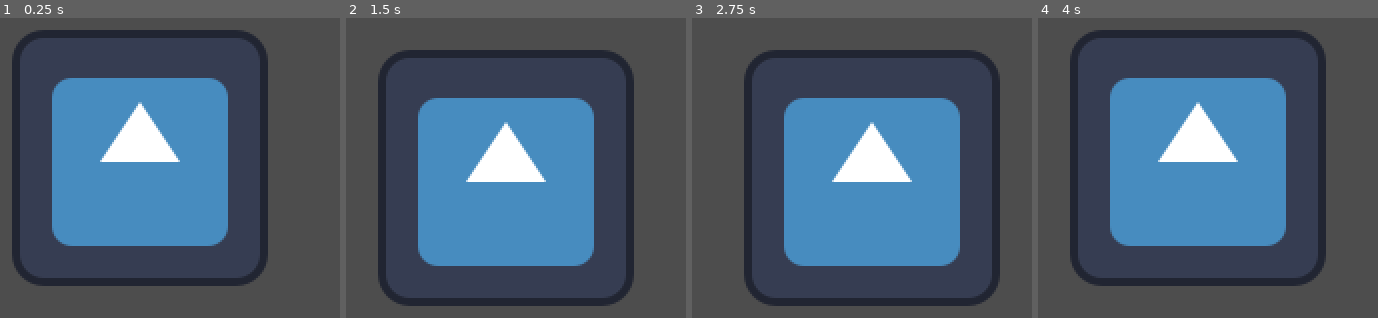
Above: before the commit, frames 1-4 (left to right).
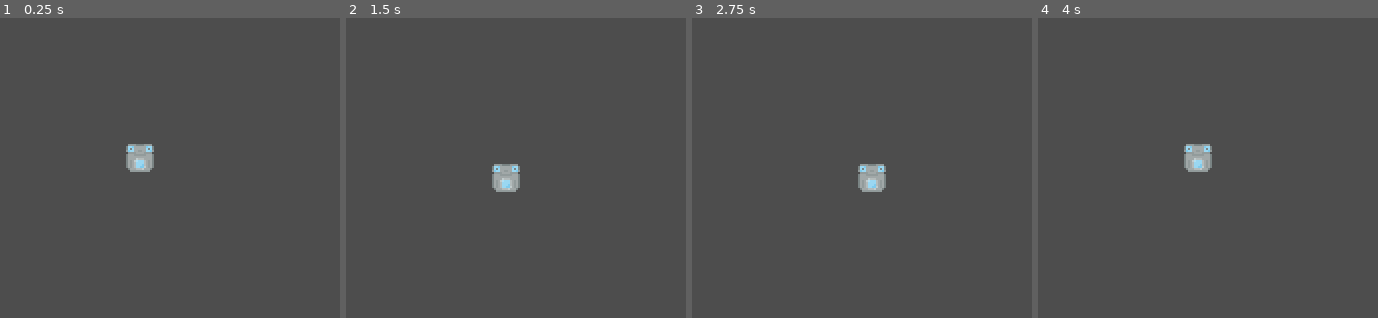
Above: after the commit, the same moments.

Repository: PhotonChaos/TemperatureBalance
Game: Godot game, scene res://main.tscn
Same seed, same stepped clock (60 frames per second), same inputs: the game is played once before the commit and once after it. The engine's default icon, where the game draws it, is replaced by a stand-in: a white triangle on a blue panel in a dark square.
Inputs:
- Up to frame 1 (0.25 s): no input
- Up to frame 2 (1.5 s): tap Enter at 0.5 s; hold Right (move_right) 0.53-1.28 s; tap Space at 1.25 s; hold Down (move_down) from 1.28 s (still down)
- Up to frame 3 (2.75 s): tap Enter at 2 s; release Down (move_down) at 2.03 s; hold Right (move_right) from 2.03 s (still down)
- Up to frame 4 (4 s): tap Space at 2.75 s; release Right (move_right) at 2.78 s; hold Up (move_up) 2.78-3.53 s; tap Enter at 3.5 s; hold Left (move_left) from 3.53 s (still down)

The runs differ from the first frame. In frame 1, 36% of the frame differs, in the area x 3-79%, y 4-90%; in frame 2, 36%; in frame 3, 36%; in frame 4, 36%.

Commit message:
Little guy as icon

Diff:
--- a/main.tscn
+++ b/main.tscn
@@ -1,13 +1,13 @@
 [gd_scene load_steps=4 format=3 uid="uid://dr8nqg74dw7ab"]
 
-[ext_resource type="Texture2D" uid="uid://cd6bvqsrtx2go" path="res://textures/icon.svg" id="1_xpwlw"]
 [ext_resource type="Script" path="res://scripts/game.gd" id="1_yeod1"]
 [ext_resource type="Script" path="res://scripts/player.gd" id="2_bswu6"]
+[ext_resource type="Texture2D" uid="uid://cj4o2hd0i8dyg" path="res://textures/LittleGuy.png" id="2_i452h"]
 
 [node name="Node2D" type="Node2D"]
 script = ExtResource("1_yeod1")
 
 [node name="Icon" type="Sprite2D" parent="."]
 position = Vector2(338, 167)
-texture = ExtResource("1_xpwlw")
+texture = ExtResource("2_i452h")
 script = ExtResource("2_bswu6")
Not shown, added: textures/Dirt.png.import
Not shown, added: textures/Snow.png.import
Not shown, added: textures/VerticalWall.png.import
